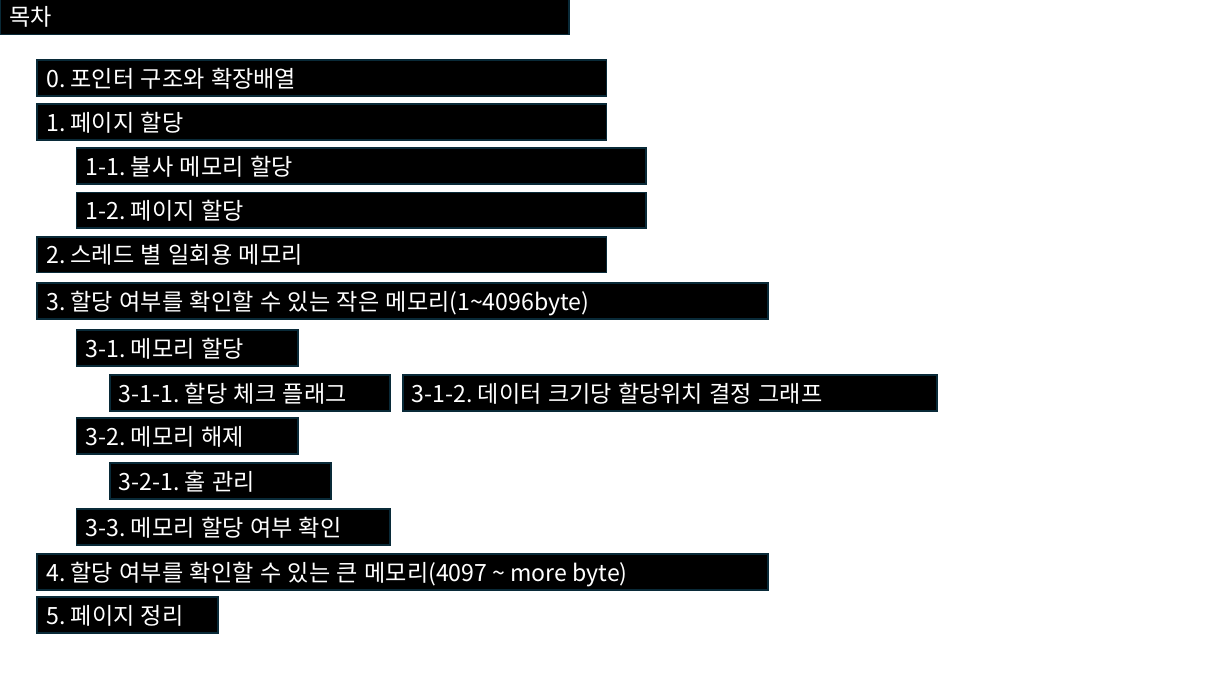
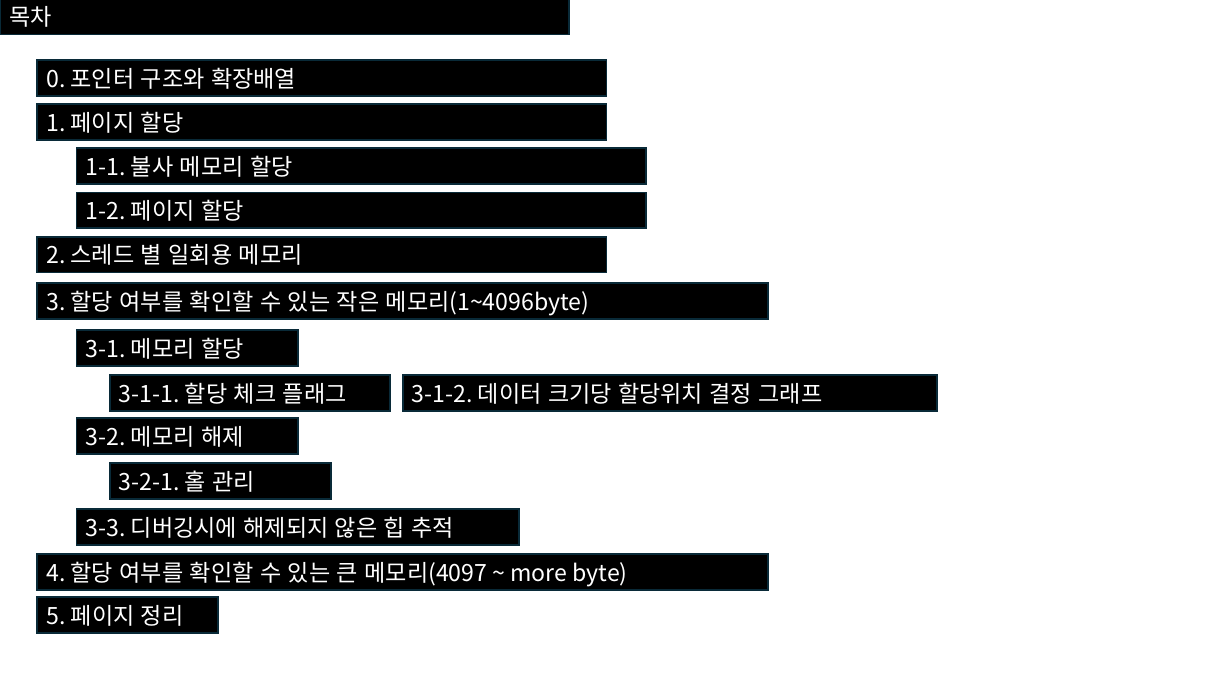
Before and after one commit to nohc2001/ALL_Utillity, a slide deck: slide 3 of ALL_Utillity/Documents/Utill_FreeMemory.pptx. Drawn at 1232x693 pixels with LibreOffice and Linux fonts; fonts in the diff are those of the drawing. Boxes give left, top, right and bottom in pixels: in the first picture for what was removed or moved away, otherwise in the second. Text is boxed around its words. In the diff, an @@ line names an element or a change of style, - is before the commit and + after.

```diff
--- a/ALL_Utillity/Documents/Utill_FreeMemory.pptx
+++ b/ALL_Utillity/Documents/Utill_FreeMemory.pptx
@@ rectangle "3-3. 디버깅시에 해제되지 않은 힙 ...": place and size @@
-rectangle "3-3. 디버깅시에 해제되지 않은 힙 ..." at box(77, 509, 391, 545)
+rectangle "3-3. 디버깅시에 해제되지 않은 힙 ..." at box(77, 509, 518, 545)
@@ text in rectangle at box(86, 516, 455, 538): text changed @@
-3-3. 메모리 할당 여부 확인
+3-3. 디버깅시에 해제되지 않은 힙 추적
```
Also in this commit, not shown: 1 slide added, 1 slide removed, 27 other files.
